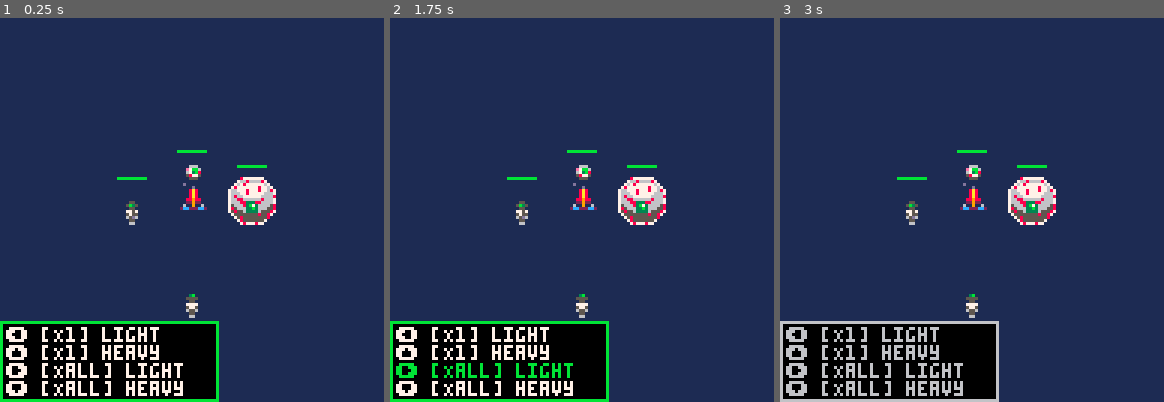
Above: before the commit, frames 1-3 (left to right).
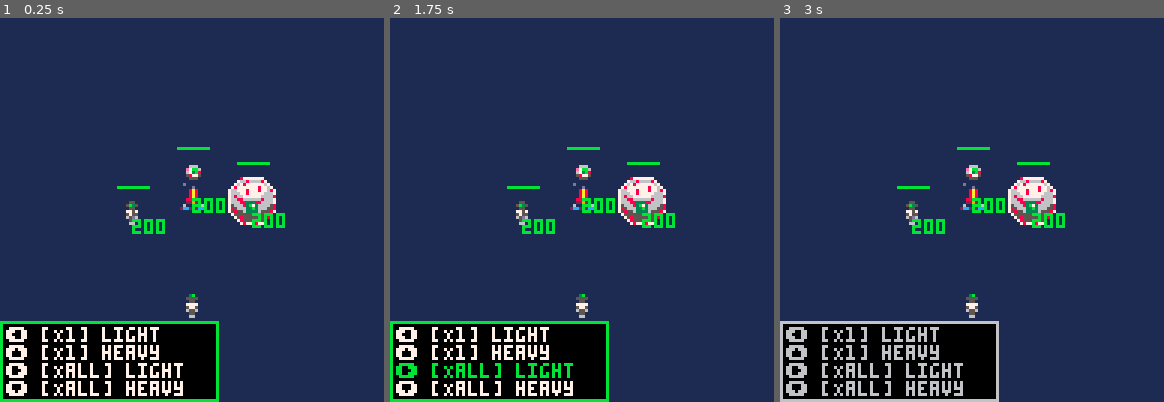
Above: after the commit, the same moments.

Repository: robertvargas-irq/gamedev-pico8-game-source
Game: PICO-8 cartridge apocalypse_couriers.p8
Same seed, same stepped clock (60 frames per second), same inputs: the game is played once before the commit and once after it.
Inputs:
- Up to frame 1 (0.25 s): no input
- Up to frame 2 (1.75 s): tap X (X key) at 0.33, 1.07 s; tap O (Z key) at 0.7, 1.7 s; hold Right from 1.6 s (still down)
- Up to frame 3 (3 s): tap X (X key) at 1.85, 2.97 s; release Right at 2.1 s; tap O (Z key) at 2.1, 2.5, 2.9 s; hold Up 2.15-2.42 s; hold Right from 2.47 s (still down)

The runs differ from the first frame. In frame 1, 1.0% of the frame differs, in the area x 30-75%, y 33-57%; in frame 2, 1.0%; in frame 3, 1.0%.

Commit message:
Enemy now has a health bar, amage+bonus, and attack

Diff:
--- a/enemy/enemy.lua
+++ b/enemy/enemy.lua
@@ -4,51 +4,106 @@
     y=64,
     w=1,
     h=1,
-    max_health=100,
-    health=100
+    max_health=200,
+    health=100,
+
+    -- for combat
+    damage=nil,
+    damage_bonus=0
 }
 enemy.__index=enemy
 
 -- constructor
 function enemy:new(o)
+    self.damage={
+        light=1,
+        medium=2,
+        heavy=5
+    }
+    self.health = o.max_health or self.max_health
     return setmetatable(o or {}, self)
 end
 
--- health manager
+-- move to a new position
+function enemy:set_pos(x,y)
+    self.x = x
+    self.y = y
+end
+
+
+-- take damage
 function enemy:take_damage(damage)
     self.health = max(0,self.health-damage)
     return self.health
 end
 
+-- heal up
 function enemy:heal(health)
     self.health = min(max_health,self.health+health)
     return self.health
 end
 
+--[[
+    attacks
+]]
+function enemy:attack()
+
+    -- TODO: implement damage scaling
+
+    -- check if hit; if not, play miss sfx and return
+    local hit = rnd(100) < globals.difficulty
+    if not hit then
+        sound_fx.miss()
+        fx:new(self.x-4,self.y,1,1,{207},1,30):animate()
+        return
+    end
+
+    -- attack hits, calculate damage
+    local options = {'light','medium','heavy'}
+    local attack = self.damage[options[flr(rnd(#options)) + 1]]
+    + self.damage_bonus
+    local pl = player_manager.get()
+    local visual_pl = battle_scene.get_player_pos()
+
+    -- attack and play fx
+    pl:take_damage(attack)
+    fx:new(visual_pl.x-2,visual_pl.y-6,2,2,{236},1,30):animate()
+    fx:new(self.x-4,self.y,1,1,{0},1,30):animate()
+    sound_fx.hit()
+end
+
+
+
+
 -- primary draw loop
 function enemy:draw_health_bar()
     local bar_length = 10
     local bar_height = 5
-
-    -- green bar
-    line(
-        self.x-bar_length/2,
-        self.y-bar_height-4*self.h-7,
-        self.x+bar_length/2-1,
-        self.y-bar_height-4*self.h-7,
-        11
-    )
+    local perc_health_left = (self.max_health-self.health)/self.max_health
 
     -- red bar
     if self.health < self.max_health then
         line(
-            self.x-bar_length/2+1+self.health/bar_length-1,
+            self.x-bar_length/2,
             self.y-bar_height-8*self.h,
             self.x+bar_length/2-1,
             self.y-bar_height-8*self.h,
             8
         )
     end
+
+    -- green bar
+    line(
+        self.x-bar_length/2,
+        self.y-bar_height-8*self.h,
+        (self.x+bar_length/2)-perc_health_left*bar_length,
+        self.y-bar_height-8*self.h,
+        11
+    )
+
+    -- print out health with dynamic color based on percent left
+    local nm_clr = 11 - perc_health_left*4
+    print(self.health,self.x,self.y-2*self.h,nm_clr)
 
 end
 
